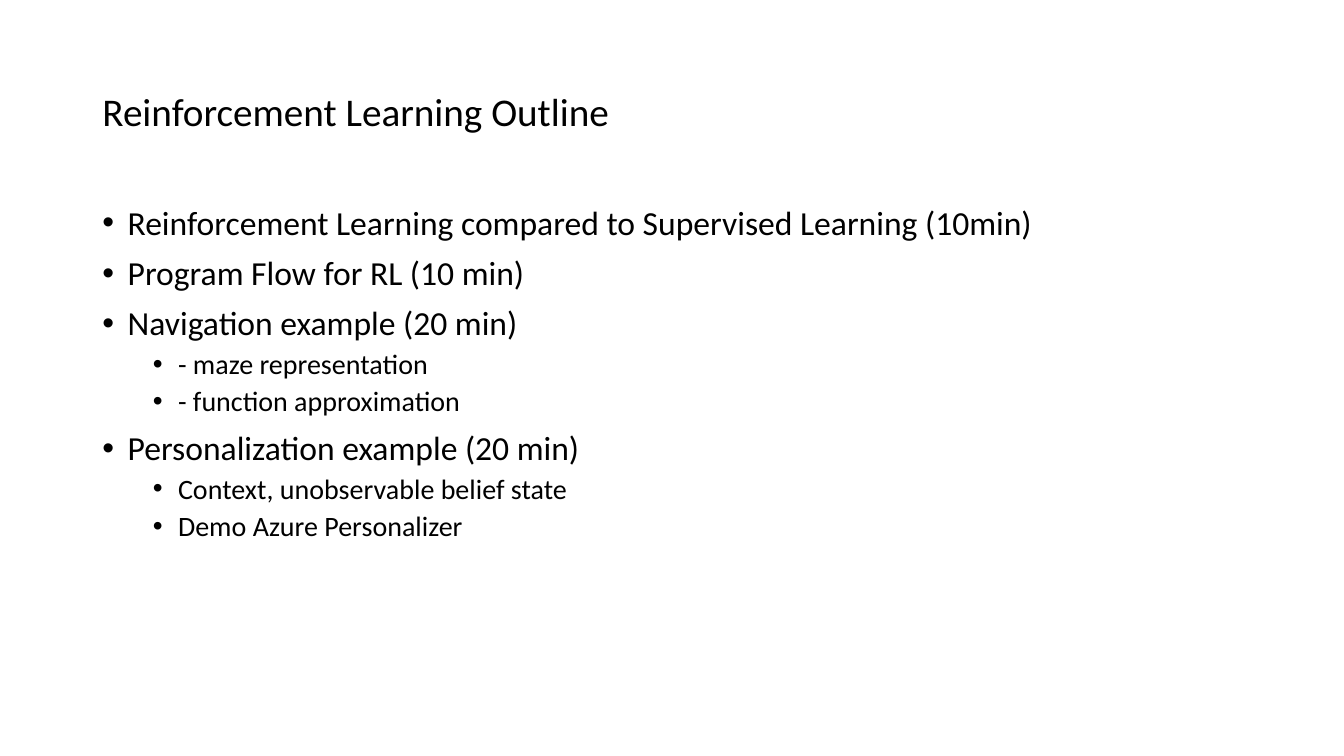
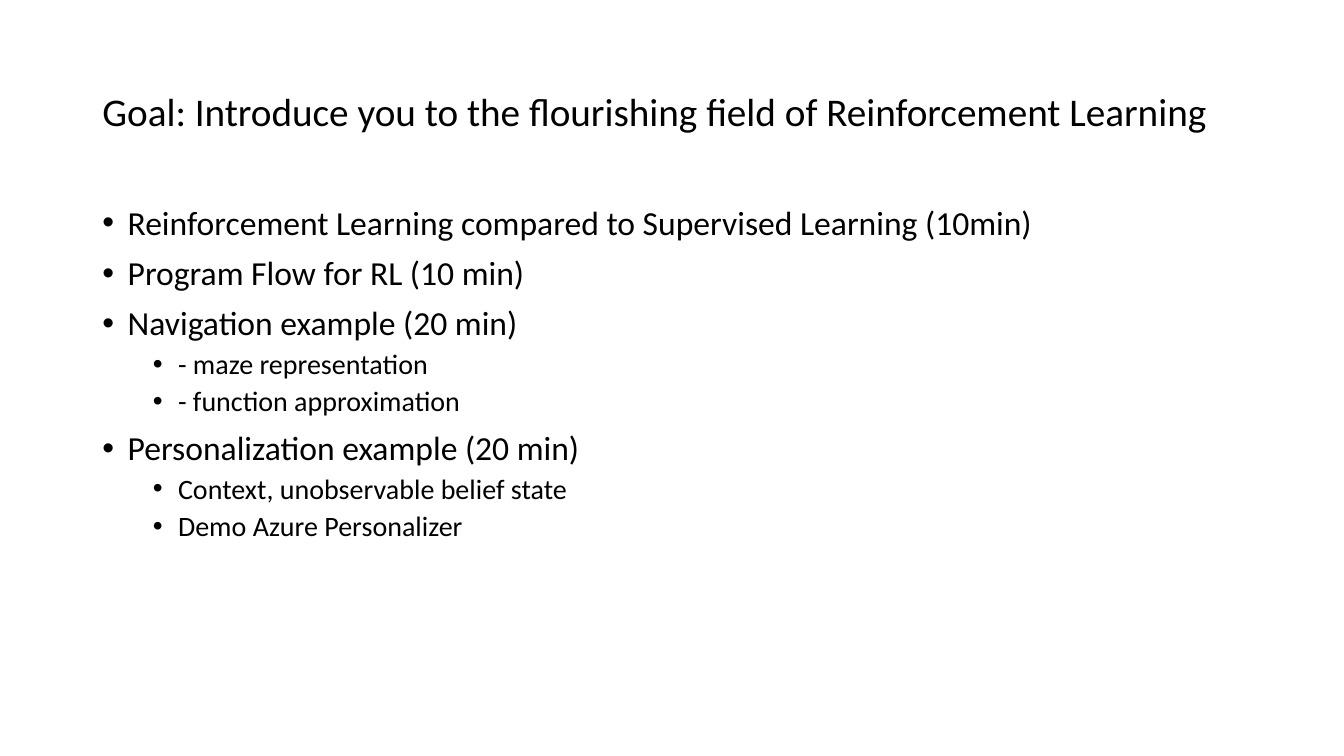
Before and after one commit to microsoft/ICSE2019, a slide deck: slide 2 of Rlearning/RL_ICSE.pptx. Drawn at 1344x756 pixels with LibreOffice and Linux fonts; fonts in the diff are those of the drawing. Boxes give left, top, right and bottom in pixels: in the first picture for what was removed or moved away, otherwise in the second. Text is boxed around its words. In the diff, an @@ line names an element or a change of style, - is before the commit and + after.

```diff
--- a/Rlearning/RL_ICSE.pptx
+++ b/Rlearning/RL_ICSE.pptx
@@ title at [102,98,1206,133]: text changed @@
-Reinforcement Learning Outline
+Goal: Introduce you to the flourishing field of Reinforcement Learning
```
Also in this commit, not shown: 1 other slide changed, 9 slides added, 1 slide removed, 5 other files.
